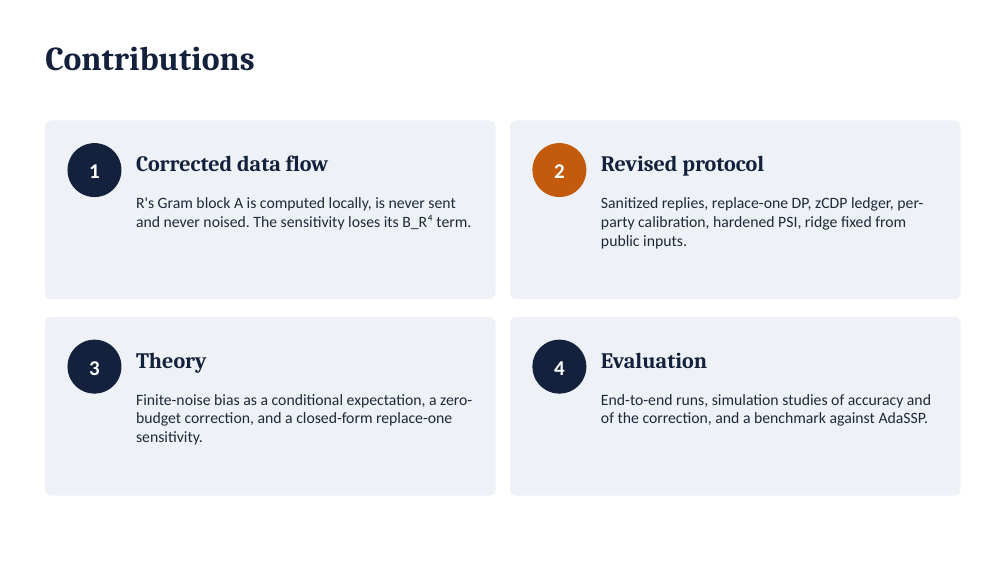
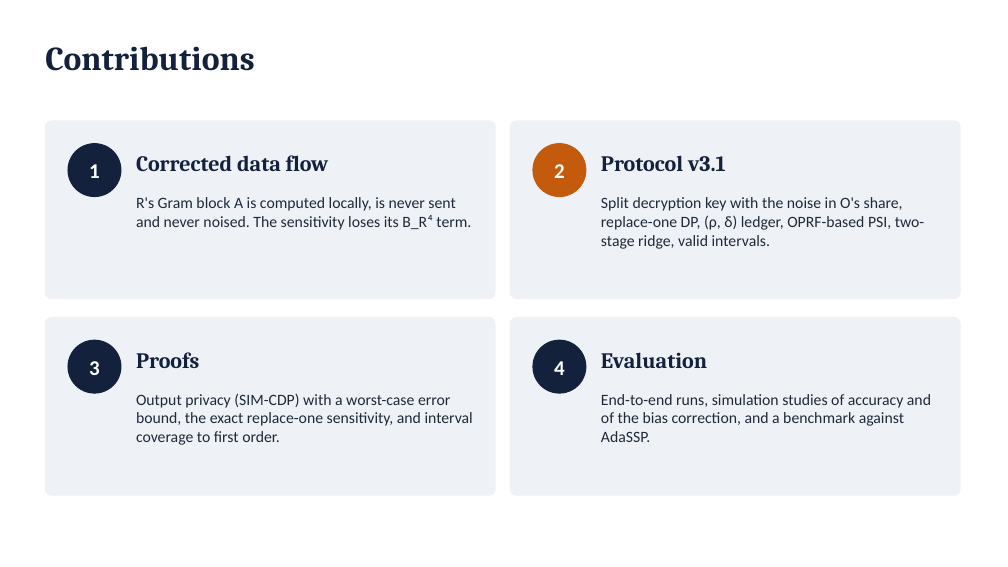
Before and after one commit to shukabh/VerticalFederatedRegression, a slide deck: slide 11 of slides/vfl_scenarioB_deck.pptx. Drawn at 1008x567 pixels with LibreOffice and Linux fonts; fonts in the diff are those of the drawing. Boxes give left, top, right and bottom in pixels: in the first picture for what was removed or moved away, otherwise in the second. Text is boxed around its words. In the diff, an @@ line names an element or a change of style, - is before the commit and + after.

```diff
--- a/slides/vfl_scenarioB_deck.pptx
+++ b/slides/vfl_scenarioB_deck.pptx
@@ text at [601, 155, 726, 171]: text changed @@
-Revised protocol
+Protocol v3.1
@@ text at [601, 197, 925, 249]: text changed @@
-Sanitized replies, replace-one DP, zCDP ledger, per-party calibration, hardened PSI, ridge fixed from public inputs.
+Split decryption key with the noise in O's share, replace-one DP, (ρ, δ) ledger, OPRF-based PSI, two-stage ridge, valid intervals.
@@ text at [136, 352, 199, 368]: text changed @@
-Theory
+Proofs
@@ text at [136, 393, 473, 445]: text changed @@
-Finite-noise bias as a conditional expectation, a zero-budget correction, and a closed-form replace-one sensitivity.
+Output privacy (SIM-CDP) with a worst-case error bound, the exact replace-one sensitivity, and interval coverage to first order.
@@ text at [601, 394, 931, 442]: text changed @@
-End-to-end runs, simulation studies of accuracy and of the correction, and a benchmark against AdaSSP.
+End-to-end runs, simulation studies of accuracy and of the bias correction, and a benchmark against AdaSSP.
```
Also in this commit, not shown: 20 other slides changed, 5 slides added, 3 other files.
